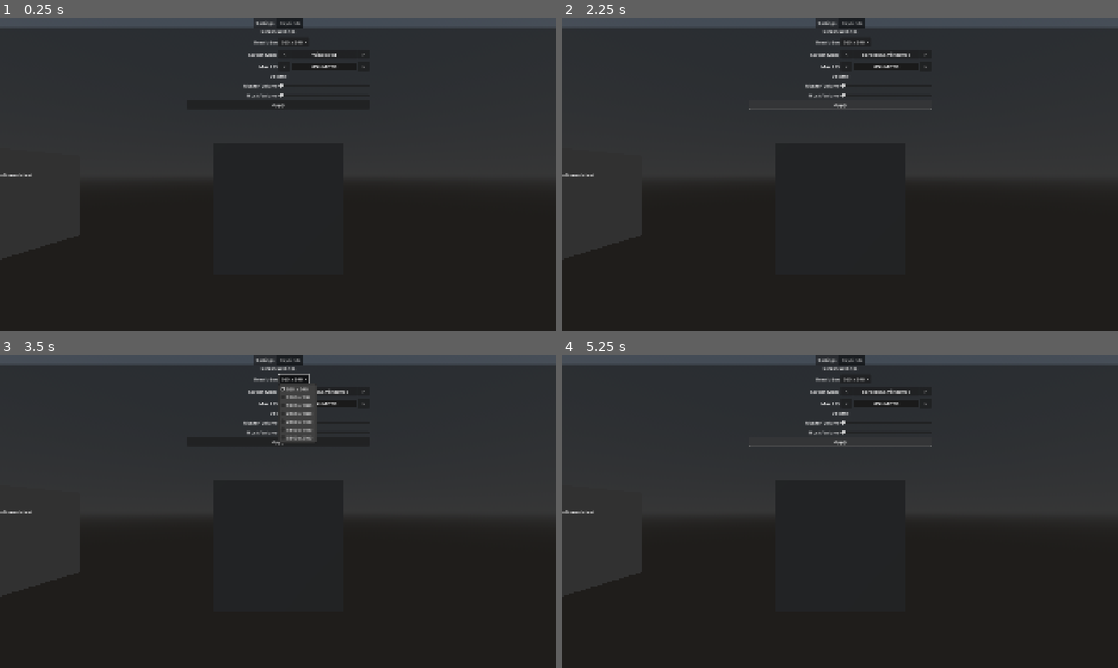
Above: before the commit, frames 1-4 (two rows, left to right).
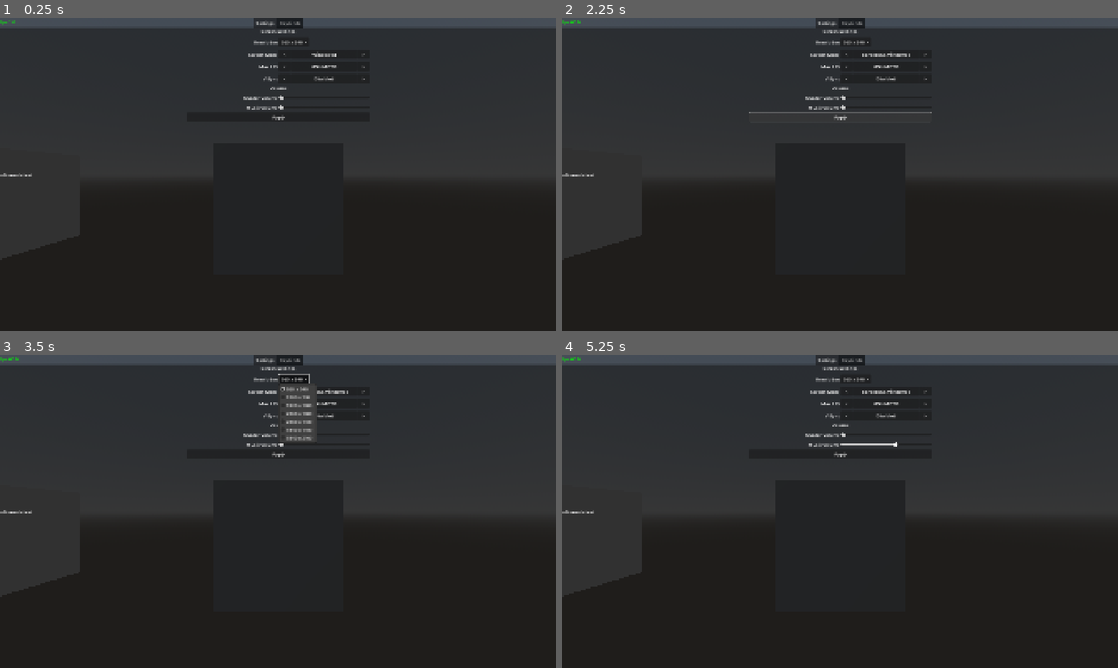
Above: after the commit, the same moments.

Repository: SyntronicZero/Setting-Save-Practice
Game: Godot game, scene res://levels/example_viewport.tscn
Two runs of this game, one before a commit and one after it. Both use one fixed random seed, a clock stepped at 60 frames per second and the inputs below.
Inputs (mouse positions are in pixels of both pictures, inside the frame that each line leads up to):
- Up to frame 1 (0.25 s): no input
- Up to frame 2 (2.25 s): click "<" at 0.5 s; click ">" at 1.25 s; click "Apply" at 2 s
- Up to frame 3 (3.5 s): click "960 x 540" at 2.75 s
- Up to frame 4 (5.25 s): tap Enter at 3.5, 5 s; move the mouse to (962, 495) at 3.52 s; hold D (Right) 3.53-4.28 s; click (962, 495) at 3.6 s; tap Space (Jump) at 3.77, 4.25, 4.52 s; move the mouse to (728, 527) at 4.27 s; hold S (Down) 4.28-5.03 s; click (728, 527) at 4.35 s; move the mouse to (895, 442) at 5.02 s; hold D (Right) from 5.03 s (still down); click (895, 442) at 5.1 s

The runs differ from the first frame. In frame 1, 0.4% of the frame differs, in the area x 0-66%, y 0-33%; in frame 2, 0.6%, in the area x 0-67%, y 0-33%; in frame 3, 0.3%; in frame 4, 0.5%.

Commit message:
Reworked how saving works. Must click apply for settings to be saved and applied. Also converted outlier h select to use the reusable one.

Diff:
--- a/globals/ConfigsChanged.gd
+++ b/globals/ConfigsChanged.gd
@@ -1,3 +1,4 @@
 extends Node
 
 @onready var changed_screen_settings: Dictionary = {}
+@onready var changed_audio_settings: Dictionary = {}
--- a/levels/example_viewport.tscn
+++ b/levels/example_viewport.tscn
@@ -1,6 +1,7 @@
-[gd_scene load_steps=6 format=3 uid="uid://cf3w8243h2vy0"]
+[gd_scene load_steps=7 format=3 uid="uid://cf3w8243h2vy0"]
 
 [ext_resource type="PackedScene" uid="uid://cqnhk1l0pbdht" path="res://menus/settings.tscn" id="1_3whew"]
+[ext_resource type="Script" uid="uid://db8bnqtwr0m7c" path="res://levels/fps.gd" id="2_1s84e"]
 
 [sub_resource type="ProceduralSkyMaterial" id="ProceduralSkyMaterial_2o6gp"]
 sky_horizon_color = Color(0.662243, 0.671743, 0.686743, 1)
@@ -51,3 +52,10 @@
 grow_horizontal = 2
 grow_vertical = 2
 text = "ultrawide test"
+
+[node name="FPS" type="Label" parent="Settings"]
+modulate = Color(0, 1, 0, 1)
+offset_right = 108.0
+offset_bottom = 23.0
+text = "ultrawide test"
+script = ExtResource("2_1s84e")
--- /dev/null
+++ b/levels/fps.gd
@@ -0,0 +1,6 @@
+extends Label
+
+# Called every frame. 'delta' is the elapsed time since the previous frame.
+func _process(delta: float) -> void:
+	text = "fps " + str(Engine.get_frames_per_second())
+	pass
--- a/menus/components/h_select.gd
+++ b/menus/components/h_select.gd
@@ -13,6 +13,7 @@
 
 func update_label(value): #updates the labels display
 	selected_label.text = str(value)
+
 
 func update_selected(input_array: Array, value):
 	if input_array.has(value):
--- a/menus/max_fps_setting.gd
+++ b/menus/max_fps_setting.gd
@@ -2,7 +2,8 @@
 
 @onready var screen_settings = ConfigFileManager.load_screen_settings() #loads the screen settings into a variable, which allows read access to the properties in it
 
-@onready var selected_fps_label: Label = $HSelect/SelectedFPS
+@onready var h_select: HBoxContainer = $HSelect
+
 
 
 var framerates: PackedInt32Array = [0, 30, 60, 75, 120, 144, 240] #0 denotes unlimited fps
@@ -10,34 +11,25 @@
 
 # Called when the node enters the scene tree for the first time.
 func _ready() -> void:
-	update_label(selected_fps_label, screen_settings.Max_FPS)
+	h_select.max_options = framerates.size() - 1
+	h_select.option_selected = framerates.find(screen_settings.Max_FPS)
+	_update_label(screen_settings.Max_FPS)
 	update_selected_framerate(screen_settings.Max_FPS)
 	Engine.max_fps = screen_settings.Max_FPS
 
 
-func update_label(label: Label, value: int): #updates the labels display
+func _update_label(value: int): #updates the labels display
 	if value == 0:
-		label.text = "UNLIMITED"
+		h_select.update_label("UNLIMITED")
 	else:
-		label.text = str(value)
+		h_select.update_label(str(value))
 
 func update_selected_framerate(value: int): #updates the currently selected framerate variable by finding if the framerate exists in the array and sets the selected frame var to the index the framerate exists at
 	if framerates.has(value):
 		selected_framerate = framerates.find(value)
 
-
-func _on_left_button_pressed() -> void:
-	if selected_framerate > 0:
-		selected_framerate -= 1
-		update_label(selected_fps_label, framerates[selected_framerate])
-		#ConfigFileManager.save_screen_settings("Max_FPS", framerates[selected_framerate])
-		ConfigsChanged.changed_screen_settings.set("Max_FPS", framerates[selected_framerate])
-		Engine.max_fps = framerates[selected_framerate]
-
-func _on_right_button_pressed() -> void:
-	if selected_framerate < (framerates.size() - 1):
-		selected_framerate += 1
-		update_label(selected_fps_label, framerates[selected_framerate])
-		#ConfigFileManager.save_screen_settings("Max_FPS", framerates[selected_framerate])
-		ConfigsChanged.changed_screen_settings.set("Max_FPS", framerates[selected_framerate])
-		Engine.max_fps = framerates[selected_framerate]
+func _on_h_select_update_option_selected(value: int) -> void:
+	selected_framerate = value
+	_update_label(framerates[selected_framerate])
+	ConfigsChanged.changed_screen_settings.set("Max_FPS", framerates[selected_framerate])
+	pass # Replace with function body.
--- a/menus/mode_setting.gd
+++ b/menus/mode_setting.gd
@@ -31,7 +31,8 @@
 
 func _on_h_select_2_update_option_selected(value: int) -> void:
 	h_select_2.update_label(label_names(value))
-	update_borderless(value)
-	DisplayServer.window_set_mode(mode_options[value])
-	ConfigFileManager.save_screen_settings("Window_Mode", value)
+	#update_borderless(value)
+	#DisplayServer.window_set_mode(mode_options[value])
+	#ConfigFileManager.save_screen_settings("Window_Mode", value)
+	ConfigsChanged.changed_screen_settings.set("Window_Mode", value)
 	pass # Replace with function body.
--- a/menus/resolution_dropdown.gd
+++ b/menus/resolution_dropdown.gd
@@ -35,6 +35,8 @@
 
 func _on_item_selected(index: int) -> void: #updates screen resolution based on what one was selected in the dropdown
 	var Res_ID = resolution_dropdown.get_item_text(index)
-	save_screen_resolution(resolutions[Res_ID])
-	get_window().set_size(resolutions[Res_ID])
+	#save_screen_resolution(resolutions[Res_ID])
+	#get_window().set_size(resolutions[Res_ID])
+	ConfigsChanged.changed_screen_settings.set("Width", resolutions[Res_ID].x)
+	ConfigsChanged.changed_screen_settings.set("Height", resolutions[Res_ID].y)
 	pass # Replace with function body.
--- a/menus/settings.gd
+++ b/menus/settings.gd
@@ -1,16 +1,52 @@
 extends CanvasLayer
 
-var screen_settings = ConfigFileManager.load_screen_settings() #loads the screen settings into a variable, which allows read access to the properties in it
+@onready var screen_settings = ConfigFileManager.load_screen_settings() #loads the screen settings into a variable, which allows read access to the properties in it
+
 
 signal apply_settings()
 
 # Called when the node enters the scene tree for the first time.
 func _ready() -> void:
+	_center_window()
+	_vsync_toggle()
 	pass
 	#fullscreen_button.button_pressed = screen_settings.Fullscreen
 
 
 
+func apply_screen_settings(key: String) -> void:
+	screen_settings = ConfigFileManager.load_screen_settings()
+	if key == "Max_FPS":
+		Engine.max_fps = screen_settings.Max_FPS
+	if key == "Window_Mode":
+		var mode_options: Array = [DisplayServer.WINDOW_MODE_WINDOWED, DisplayServer.WINDOW_MODE_WINDOWED, DisplayServer.WINDOW_MODE_FULLSCREEN]
+		DisplayServer.window_set_mode(mode_options[screen_settings.Window_Mode])
+		_update_borderless(screen_settings.Window_Mode)
+	if key == "Width" or key == "Height":
+		get_window().set_size(Vector2(screen_settings.Width, screen_settings.Height))
+		_center_window()
+		print("Updated")
+	if key == "Vsync":
+		_vsync_toggle()
+
+func _vsync_toggle():
+	if screen_settings.Vsync == false:
+		DisplayServer.window_set_vsync_mode(DisplayServer.VSYNC_DISABLED)
+	elif screen_settings.Vsync == true:
+		DisplayServer.window_set_vsync_mode(DisplayServer.VSYNC_ENABLED)
+
+
+func _update_borderless(array_index: int):
+	if array_index ==1:
+		DisplayServer.window_set_flag(DisplayServer.WINDOW_FLAG_BORDERLESS, true)
+	else:
+		DisplayServer.window_set_flag(DisplayServer.WINDOW_FLAG_BORDERLESS, false)
+
+func _center_window():
+	var center_screen = DisplayServer.screen_get_position() + DisplayServer.screen_get_size() / 2
+	var window_size = DisplayServer.window_get_size_with_decorations()
+	get_window().set_position(center_screen - window_size / 2)
+	pass
 
 func _on_apply_settings_pressed() -> void:
 	print(ConfigsChanged.changed_screen_settings)
@@ -18,5 +54,6 @@
 		for key in ConfigsChanged.changed_screen_settings:
 			ConfigFileManager.save_screen_settings(key, ConfigsChanged.changed_screen_settings[key])
 			print(key)
-	apply_settings.emit()
+			apply_screen_settings(key)
+		ConfigsChanged.changed_screen_settings.clear()
 	pass # Replace with function body.
--- a/menus/settings.tscn
+++ b/menus/settings.tscn
@@ -5,9 +5,7 @@
 [ext_resource type="Script" uid="uid://dmop6wxwou5f6" path="res://menus/max_fps_setting.gd" id="3_0uirt"]
 [ext_resource type="Script" uid="uid://5wlxubnw2pt8" path="res://menus/mode_setting.gd" id="3_d8eyj"]
 [ext_resource type="PackedScene" uid="uid://bforowjk5phpy" path="res://menus/components/h_select.tscn" id="3_hjugb"]
-
-[sub_resource type="StyleBoxFlat" id="StyleBoxFlat_0uirt"]
-bg_color = Color(0.103744, 0.103744, 0.103743, 1)
+[ext_resource type="Script" uid="uid://46wq0kr33hyf" path="res://menus/vsync_setting.gd" id="6_cyvjr"]
 
 [node name="Settings" type="CanvasLayer"]
 script = ExtResource("1_urrvo")
@@ -96,27 +94,21 @@
 size_flags_horizontal = 10
 text = "Max FPS"
 
-[node name="HSelect" type="HBoxContainer" parent="Background/TabContainer/Settings/OptionsList/ScreenSettings/MaxFPSSetting"]
+[node name="HSelect" parent="Background/TabContainer/Settings/OptionsList/ScreenSettings/MaxFPSSetting" instance=ExtResource("3_hjugb")]
 layout_mode = 2
-size_flags_horizontal = 3
 
-[node name="LeftButton" type="Button" parent="Background/TabContainer/Settings/OptionsList/ScreenSettings/MaxFPSSetting/HSelect"]
+[node name="VsyncSetting" type="HBoxContainer" parent="Background/TabContainer/Settings/OptionsList/ScreenSettings"]
 layout_mode = 2
-size_flags_horizontal = 3
-text = "<"
+script = ExtResource("6_cyvjr")
 
-[node name="SelectedFPS" type="Label" parent="Background/TabContainer/Settings/OptionsList/ScreenSettings/MaxFPSSetting/HSelect"]
+[node name="VsyncLabel" type="Label" parent="Background/TabContainer/Settings/OptionsList/ScreenSettings/VsyncSetting"]
 layout_mode = 2
-size_flags_horizontal = 3
-size_flags_stretch_ratio = 6.0
-theme_override_styles/normal = SubResource("StyleBoxFlat_0uirt")
-text = "FPS HERE"
-horizontal_alignment = 1
+size_flags_horizontal = 10
+text = "V-Sync"
 
-[node name="RightButton" type="Button" parent="Background/TabContainer/Settings/OptionsList/ScreenSettings/MaxFPSSetting/HSelect"]
+[node name="HSelect" parent="Background/TabContainer/Settings/OptionsList/ScreenSettings/VsyncSetting" instance=ExtResource("3_hjugb")]
 layout_mode = 2
-size_flags_horizontal = 3
-text = ">"
+max_options = 1
 
 [node name="VolumeSettings" type="VBoxContainer" parent="Background/TabContainer/Settings/OptionsList"]
 layout_mode = 2
@@ -183,6 +175,6 @@
 
 [connection signal="item_selected" from="Background/TabContainer/Settings/OptionsList/ScreenSettings/ResolutionSetting/ResolutionDropdown" to="Background/TabContainer/Settings/OptionsList/ScreenSettings/ResolutionSetting/ResolutionDropdown" method="_on_item_selected"]
 [connection signal="update_option_selected" from="Background/TabContainer/Settings/OptionsList/ScreenSettings/ModeSetting/HSelect2" to="Background/TabContainer/Settings/OptionsList/ScreenSettings/ModeSetting" method="_on_h_select_2_update_option_selected"]
-[connection signal="pressed" from="Background/TabContainer/Settings/OptionsList/ScreenSettings/MaxFPSSetting/HSelect/LeftButton" to="Background/TabContainer/Settings/OptionsList/ScreenSettings/MaxFPSSetting" method="_on_left_button_pressed"]
-[connection signal="pressed" from="Background/TabContainer/Settings/OptionsList/ScreenSettings/MaxFPSSetting/HSelect/RightButton" to="Background/TabContainer/Settings/OptionsList/ScreenSettings/MaxFPSSetting" method="_on_right_button_pressed"]
+[connection signal="update_option_selected" from="Background/TabContainer/Settings/OptionsList/ScreenSettings/MaxFPSSetting/HSelect" to="Background/TabContainer/Settings/OptionsList/ScreenSettings/MaxFPSSetting" method="_on_h_select_update_option_selected"]
+[connection signal="update_option_selected" from="Background/TabContainer/Settings/OptionsList/ScreenSettings/VsyncSetting/HSelect" to="Background/TabContainer/Settings/OptionsList/ScreenSettings/VsyncSetting" method="_on_h_select_update_option_selected"]
 [connection signal="pressed" from="Background/TabContainer/Settings/OptionsList/ApplySettings" to="." method="_on_apply_settings_pressed"]
--- /dev/null
+++ b/menus/vsync_setting.gd
@@ -0,0 +1,30 @@
+extends HBoxContainer
+
+@onready var h_select: HBoxContainer = $HSelect
+@onready var screen_settings = ConfigFileManager.load_screen_settings()
+var selected = 0
+
+# Called when the node enters the scene tree for the first time.
+func _ready() -> void:
+	_update_label(screen_settings.Vsync)
+	h_select.option_selected = (int(screen_settings.Vsync))
+
+	pass # Replace with function body.
+
+
+# Called every frame. 'delta' is the elapsed time since the previous frame.
+func _process(delta: float) -> void:
+	pass
+
+func _update_label(boolean: bool):
+	if boolean == true:
+		h_select.update_label("Enabled")
+	elif boolean == false:
+		h_select.update_label("Disabled")
+
+
+func _on_h_select_update_option_selected(value: int) -> void:
+	selected = value
+	_update_label(bool(value))
+	ConfigsChanged.changed_screen_settings.set("Vsync", bool(value))
+	pass # Replace with function body.
Not shown, added: levels/fps.gd.uid
Not shown, added: menus/vsync_setting.gd.uid
